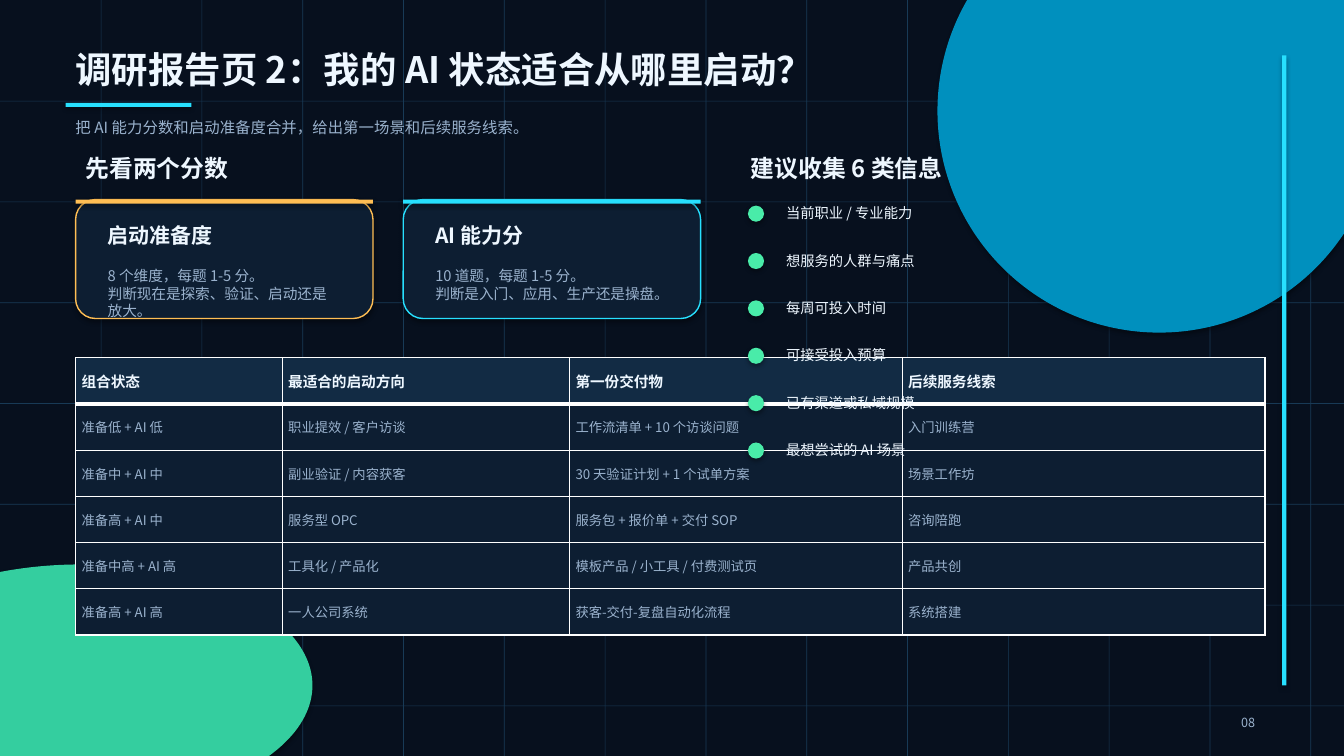
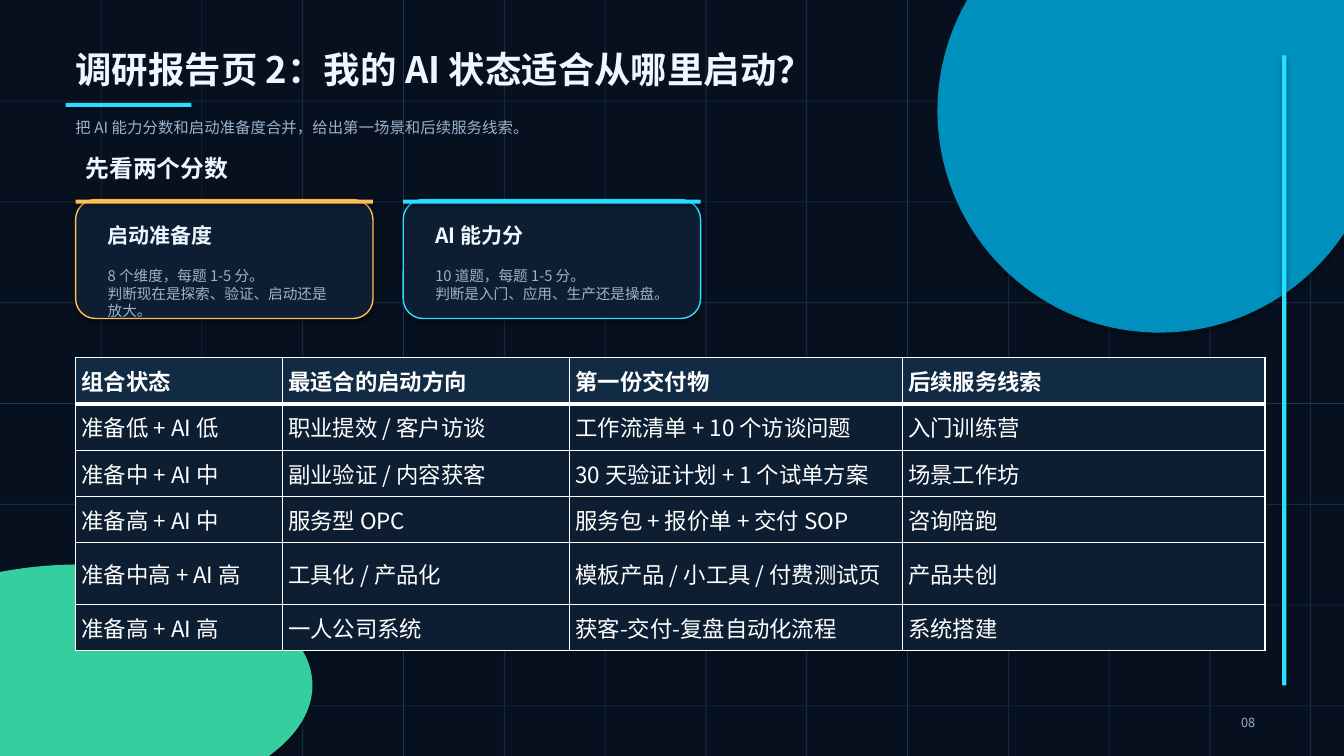
Before and after one commit to raulming/OpcResearch, a slide deck: slide 8 of docs/OPC-AI公益课-自测评估与成长路径.pptx. Drawn at 1344x756 pixels with LibreOffice and Linux fonts; fonts in the diff are those of the drawing. Boxes give left, top, right and bottom in pixels: in the first picture for what was removed or moved away, otherwise in the second. Text is boxed around its words. In the diff, an @@ line names an element or a change of style, - is before the commit and + after.

Commit message:
Update OPC AI course deck

```diff
--- a/docs/OPC-AI公益课-自测评估与成长路径.pptx
+++ b/docs/OPC-AI公益课-自测评估与成长路径.pptx
@@ text removed at [751, 153, 942, 183] @@
-建议收集 6 类信息
@@ ellipse removed at [748, 206, 764, 222] @@
@@ text removed at [786, 204, 912, 223] @@
-当前职业 / 专业能力
@@ ellipse removed at [748, 253, 764, 269] @@
@@ text removed at [786, 252, 915, 271] @@
-想服务的人群与痛点
@@ ellipse removed at [748, 300, 764, 317] @@
@@ text removed at [786, 301, 886, 314] @@
-每周可投入时间
@@ table at [76, 358, 1265, 643] @@
@@ size 10.5 to 16 pt, text colour #EEF7FF to #FFFFFF in "组合状态", "最适合的启动方向", "第一份交付物", "后续服务线索" @@
@@ size 9.5 to 16 pt, text colour #9AB2CD to #FFFFFF in "准备低 + AI 低", "职业提效 / 客户访谈", "工作流清单 + 10 个访谈问题", "入门训练营" and 16 more places @@
@@ ellipse removed at [748, 348, 764, 364] @@
@@ text removed at [786, 348, 886, 361] @@
-可接受投入预算
@@ ellipse removed at [748, 395, 764, 411] @@
@@ text removed at [786, 394, 915, 413] @@
-已有渠道或私域规模
@@ ellipse removed at [748, 443, 764, 459] @@
@@ text removed at [786, 441, 906, 460] @@
-最想尝试的 AI 场景
```
